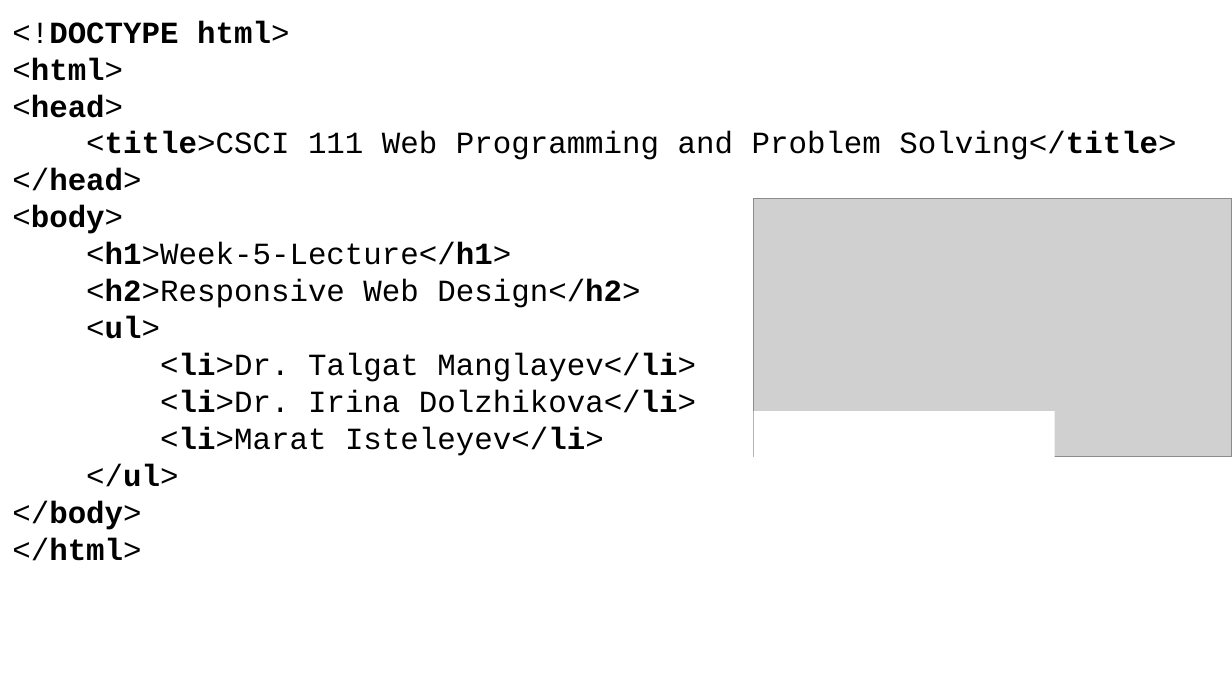
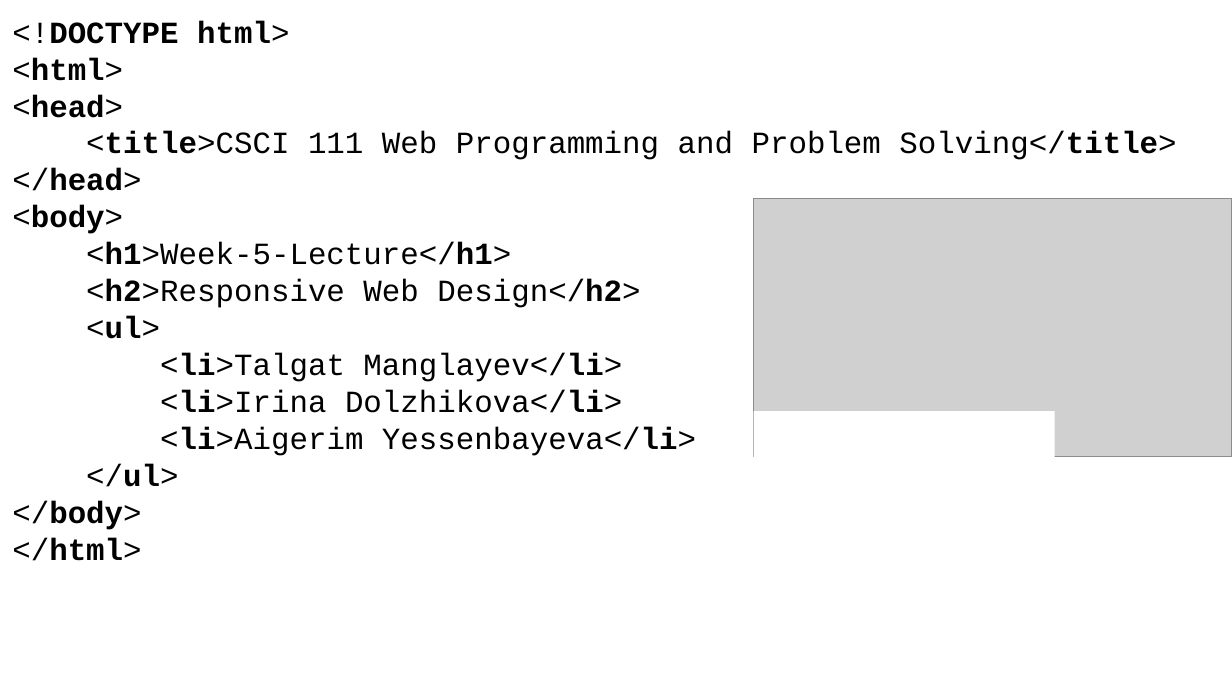
Before and after one commit to manglayev/nu-courses-material, a slide deck: slide 1 of CSCI-111/week-5/week-5-lecture.pptx. Drawn at 1232x693 pixels with LibreOffice and Linux fonts; fonts in the diff are those of the drawing; grey boxes stand for pictures. Boxes give left, top, right and bottom in pixels: in the first picture for what was removed or moved away, otherwise in the second. Text is boxed around its words. In the diff, an @@ line names an element or a change of style, - is before the commit and + after.

```diff
--- a/CSCI-111/week-5/week-5-lecture.pptx
+++ b/CSCI-111/week-5/week-5-lecture.pptx
@@ title at box(160, 353, 696, 456): text changed @@
-<li>Dr. Talgat Manglayev</li>
-<li>Dr. Irina Dolzhikova</li>
-<li>Marat Isteleyev</li>
+<li>Talgat Manglayev</li>
+<li>Irina Dolzhikova</li>
+<li>Aigerim Yessenbayeva</li>
```
Also in this commit, not shown: 8 other slides changed, 1 slide added, 56 other files.
